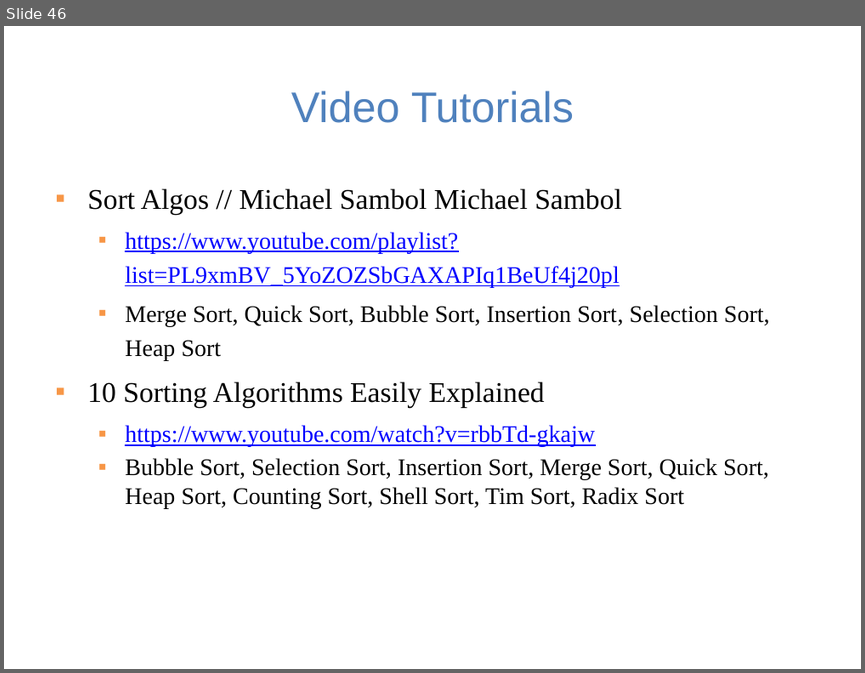
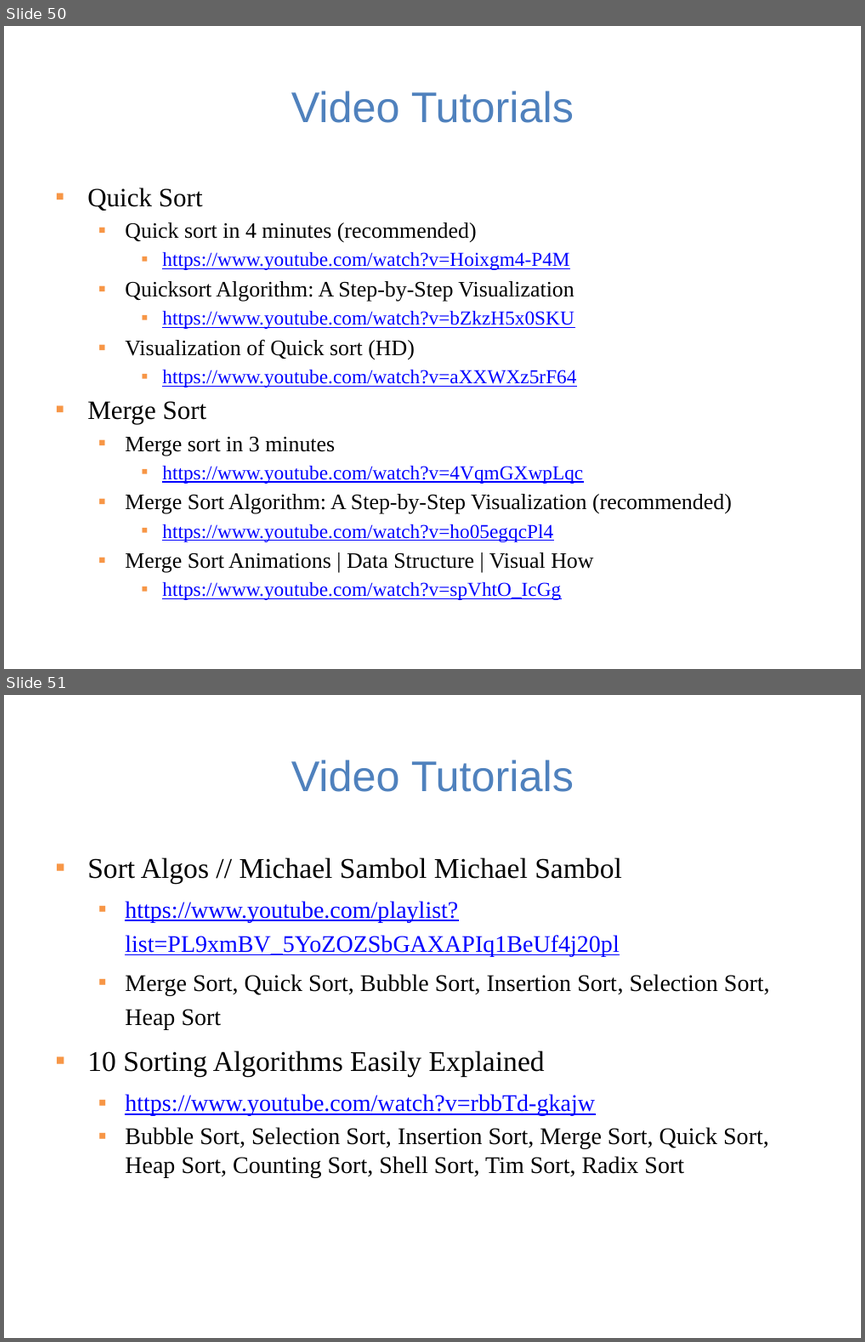
Before and after one commit to guhofstra/CSC111Fa25, a slide deck: PPTs/Lecture 13-sorting algorithms.pptx. Shown one above the other, each under a label of ours: slide 46 before the commit, slides 50 and 51 after it. The pictures are 865x673 and 865x1342 pixels, drawn with LibreOffice and Linux fonts; fonts in the diff are those of the drawing. Boxes give left, top, right and bottom in pixels: in the first picture for what was removed or moved away, otherwise in the second. Text is boxed around its words. In the diff, an @@ line names an element or a change of style, - is before the commit and + after.

```diff
--- a/PPTs/Lecture 13-sorting algorithms.pptx
+++ b/PPTs/Lecture 13-sorting algorithms.pptx
@@ slide 50 added at [4,26,861,669], background #FFFFFF @@
@@ title added at [291,91,574,123], 36 pt, text #4F81BD @@
+Video Tutorials
@@ text added at [87,188,732,600], 16.6 pt, text #0000FF, underline @@
+▪ Quick Sort
+  ▪ Quick sort in 4 minutes (recommended)
+    ▪ https://www.youtube.com/watch?v=Hoixgm4-P4M
+  ▪ Quicksort Algorithm: A Step-by-Step Visualization
+    ▪ https://www.youtube.com/watch?v=bZkzH5x0SKU
+  ▪ Visualization of Quick sort (HD)
+    ▪ https://www.youtube.com/watch?v=aXXWXz5rF64
+▪ Merge Sort
+  ▪ Merge sort in 3 minutes
+    ▪ https://www.youtube.com/watch?v=4VqmGXwpLqc
+  ▪ Merge Sort Algorithm: A Step-by-Step Visualization (recommended)
+    ▪ https://www.youtube.com/watch?v=ho05egqcPl4
+  ▪ Merge Sort Animations | Data Structure | Visual How
+    ▪ https://www.youtube.com/watch?v=spVhtO_IcGg
@@ what was slide 46 is now slide 51 @@
```
Also in this commit, not shown: 19 slides changed, 5 other slides added, 1 slide removed, 17 other files.
